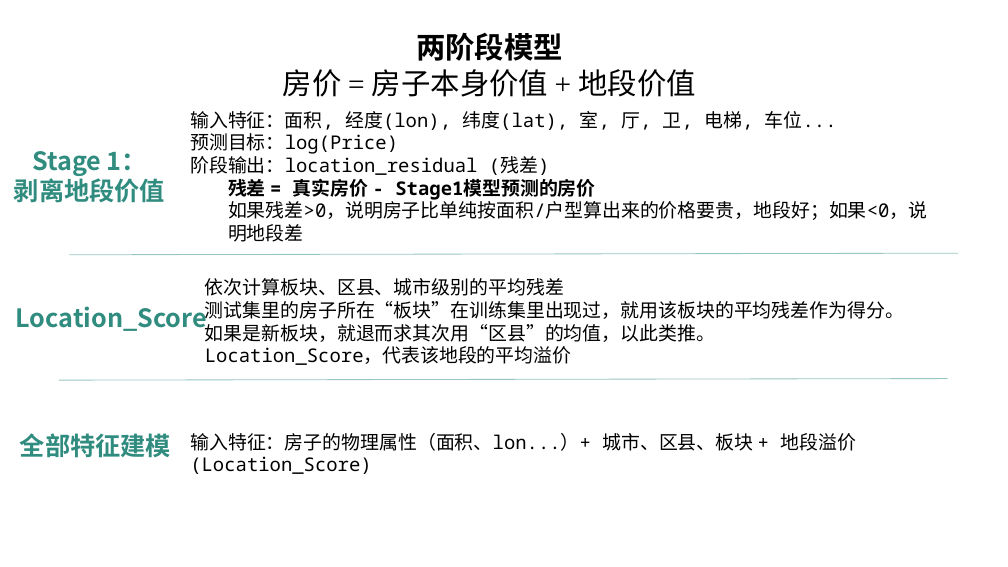
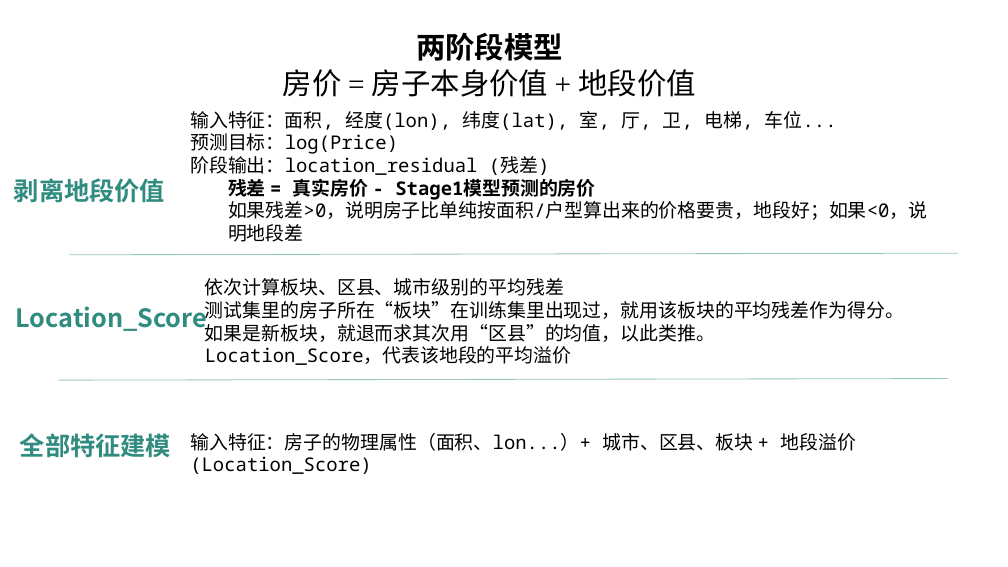
Before and after one commit to HongmingLiang/Quant_RUC_2025_Spring, a slide deck: slide 3 of Homework/finance/2023200073/pythonFINAL .pptx. Drawn at 1008x567 pixels with LibreOffice and Linux fonts; fonts in the diff are those of the drawing. Boxes give left, top, right and bottom in pixels: in the first picture for what was removed or moved away, otherwise in the second. Text is boxed around its words. In the diff, an @@ line names an element or a change of style, - is before the commit and + after.

```diff
--- a/Homework/finance/2023200073/pythonFINAL .pptx
+++ b/Homework/finance/2023200073/pythonFINAL .pptx
@@ text at (32,151,147,176): paragraph removed @@
-Stage 1：
```
Also in this commit, not shown: 1 other slide changed.
